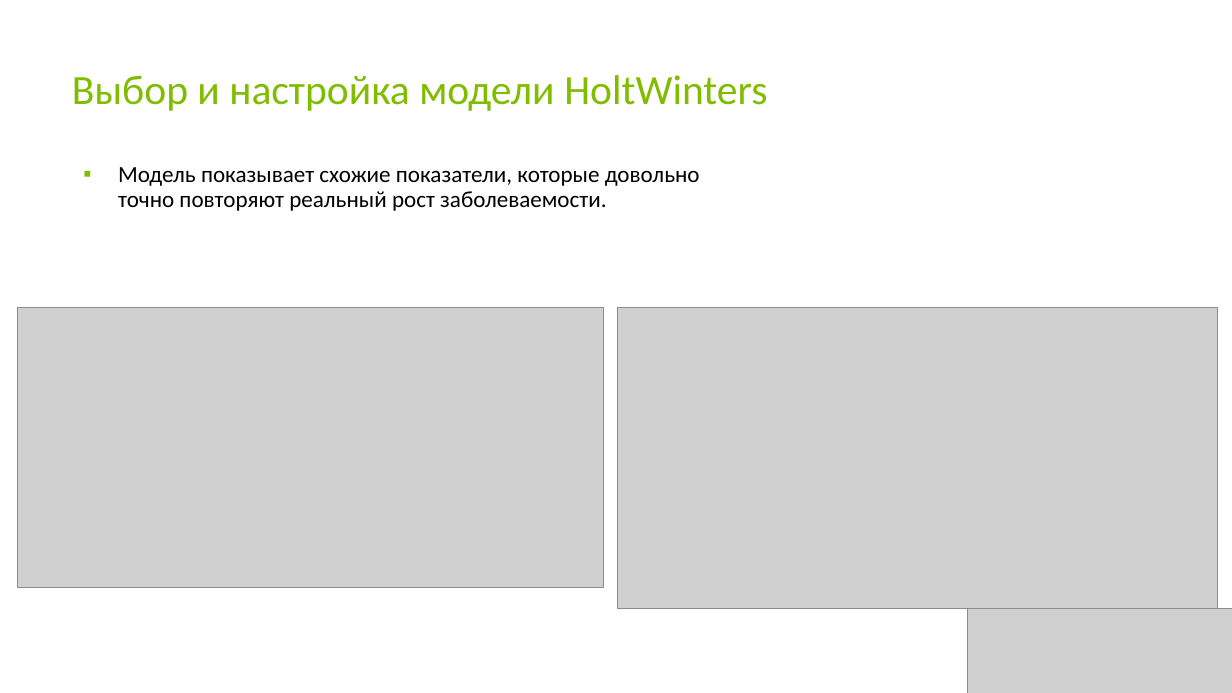
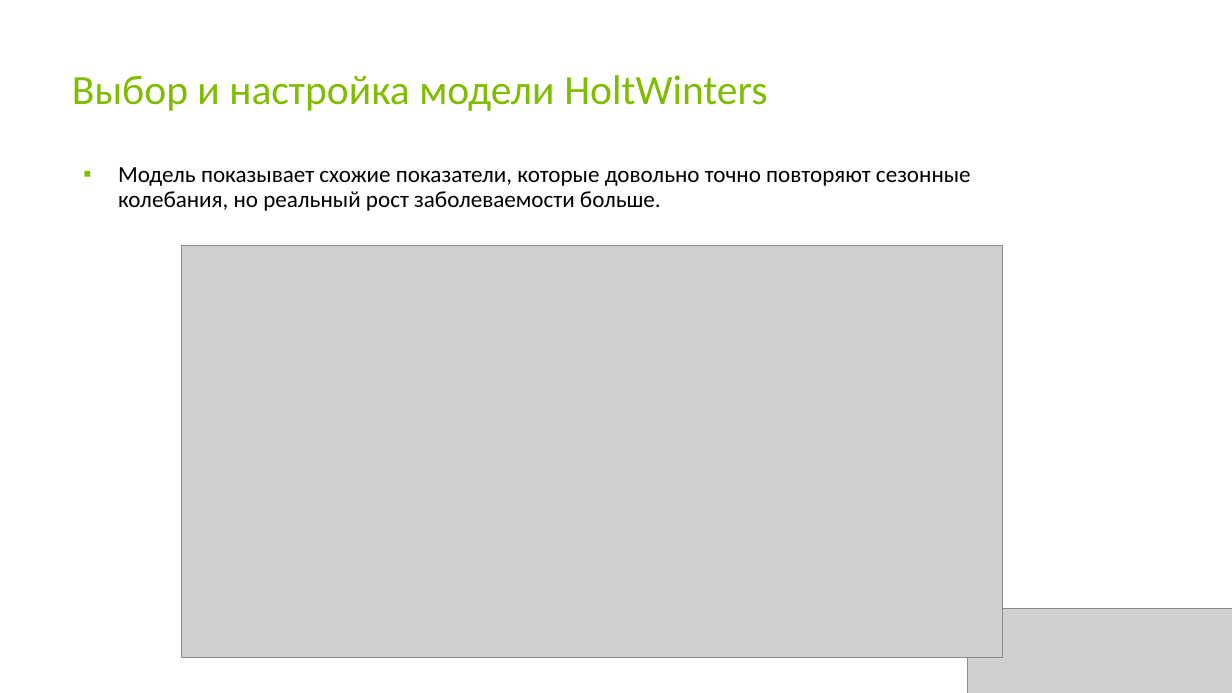
Before and after one commit to KseniyaSilenkova/-Final_examination_Switzerland, a slide deck: slide 16 of Презентация Силенкова Ксения Анатольевна.pptx (slide 15 before the commit). Drawn at 1232x693 pixels with LibreOffice and Linux fonts; fonts in the diff are those of the drawing; grey boxes stand for pictures. Boxes give left, top, right and bottom in pixels: in the first picture for what was removed or moved away, otherwise in the second. Text is boxed around its words. In the diff, an @@ line names an element or a change of style, - is before the commit and + after.

```diff
--- a/Презентация Силенкова Ксения Анатольевна.pptx
+++ b/Презентация Силенкова Ксения Анатольевна.pptx
@@ text at box(118, 167, 971, 211): text changed @@
-▪ Модель показывает схожие показатели, которые довольно точно повторяют реальный рост заболеваемости.
+▪ Модель показывает схожие показатели, которые довольно точно повторяют сезонные колебания, но реальный рост заболеваемости больше.
@@ picture: place and size @@
-picture at box(617, 308, 1218, 609)
+picture at box(181, 246, 1003, 658)
@@ picture removed at box(18, 308, 604, 588) @@
```
Also in this commit, not shown: 4 other slides changed, 2 slides added, 1 slide removed.
